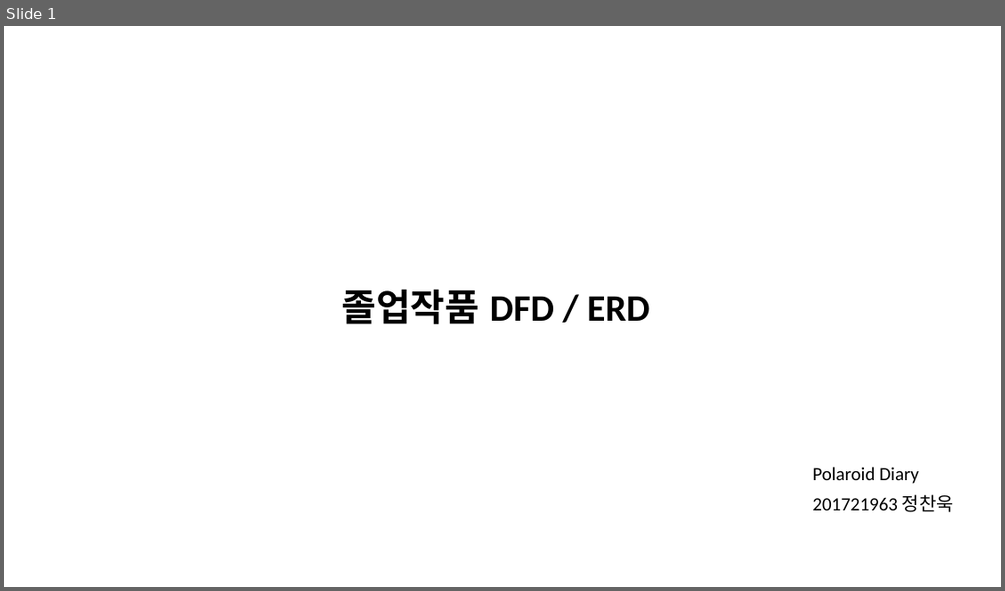
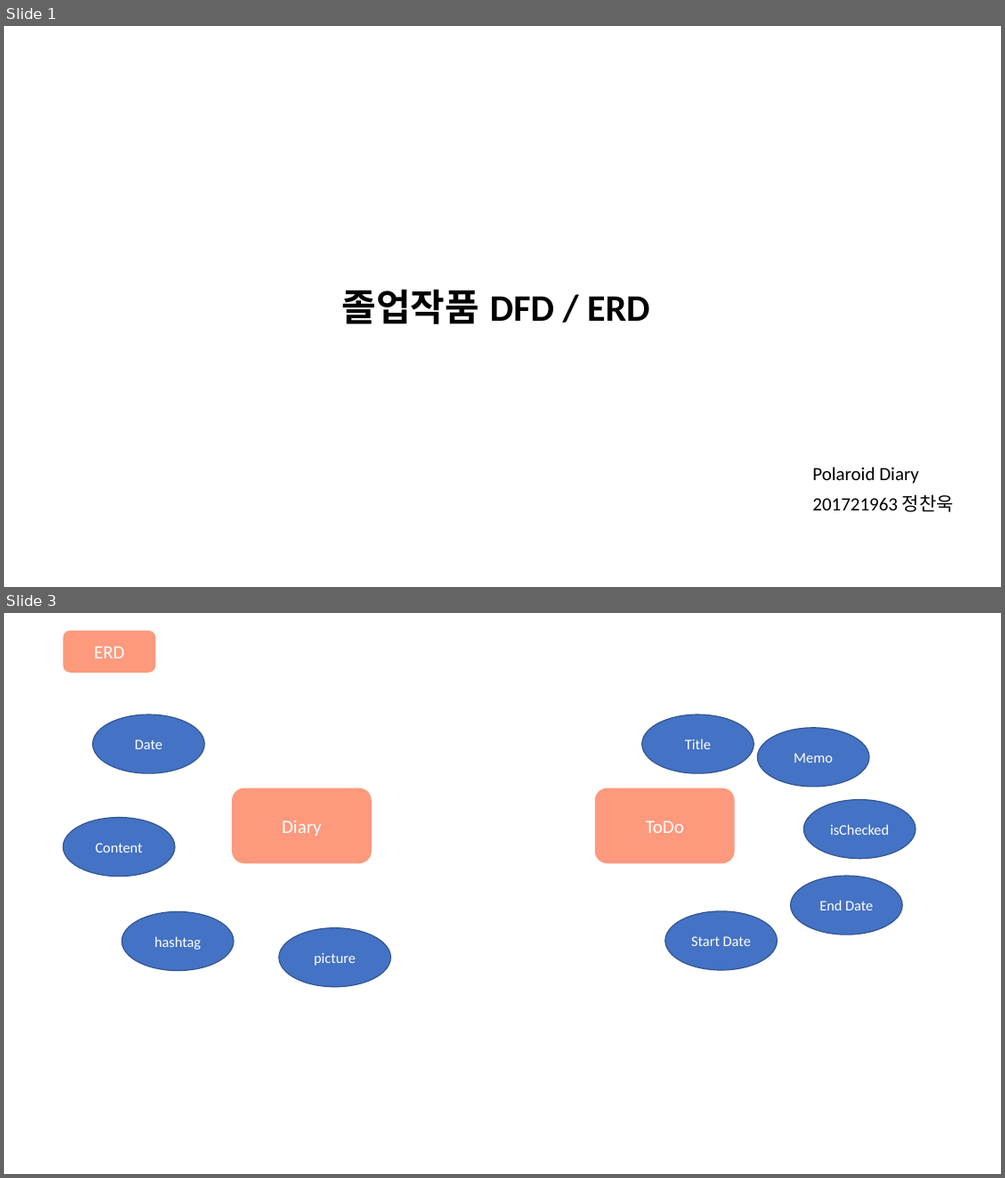
Before and after one commit to chaeHaram/University, a slide deck: 4-1/소프트웨어 종합설계/10주차/졸업작품 DFD : ERD.pptx. Shown one above the other, each under a label of ours: slide 1 before the commit, slides 1 and 3 after it; the slides between them are not shown. The pictures are 1005x591 and 1005x1178 pixels, drawn with LibreOffice and Linux fonts; fonts in the diff are those of the drawing. Boxes give left, top, right and bottom in pixels: in the first picture for what was removed or moved away, otherwise in the second. Text is boxed around its words. In the diff, an @@ line names an element or a change of style, - is before the commit and + after.

```diff
--- a/4-1/소프트웨어 종합설계/10주차/졸업작품 DFD : ERD.pptx
+++ b/4-1/소프트웨어 종합설계/10주차/졸업작품 DFD : ERD.pptx
@@ slide 3 added at <box>4,613,1001,1174</box>, background #FFFFFF @@
@@ rounded rectangle added at <box>63,630,156,672</box>, fill #FD997D, 18 pt, text #FFFFFF @@
+ERD
@@ ellipse added at <box>93,714,205,774</box>, fill #4472C4, outline #325491 1 pt, 14 pt, text #FFFFFF @@
+Date
@@ ellipse added at <box>642,714,754,774</box>, fill #4472C4, outline #325491 1 pt, 14 pt, text #FFFFFF @@
+Title
@@ ellipse added at <box>758,728,870,787</box>, fill #4472C4, outline #325491 1 pt, 14 pt, text #FFFFFF @@
+Memo
@@ rounded rectangle added at <box>232,788,372,863</box>, fill #FD997D, 18 pt, text #FFFFFF @@
+Diary
@@ rounded rectangle added at <box>595,788,735,863</box>, fill #FD997D, 18 pt, text #FFFFFF @@
+ToDo
@@ ellipse added at <box>63,817,175,876</box>, fill #4472C4, outline #325491 1 pt, 14 pt, text #FFFFFF @@
+Content
@@ ellipse added at <box>804,800,916,859</box>, fill #4472C4, outline #325491 1 pt, 14 pt, text #FFFFFF @@
+isChecked
@@ ellipse added at <box>791,876,903,934</box>, fill #4472C4, outline #325491 1 pt, 14 pt, text #FFFFFF @@
+End Date
@@ ellipse added at <box>122,911,235,971</box>, fill #4472C4, outline #325491 1 pt, 14 pt, text #FFFFFF @@
+hashtag
@@ ellipse added at <box>279,928,391,987</box>, fill #4472C4, outline #325491 1 pt, 14 pt, text #FFFFFF @@
+picture
@@ ellipse added at <box>665,911,777,971</box>, fill #4472C4, outline #325491 1 pt, 14 pt, text #FFFFFF @@
+Start Date
```
Also in this commit, not shown: 1 other slide added, 1 slide removed, 9 other files.
